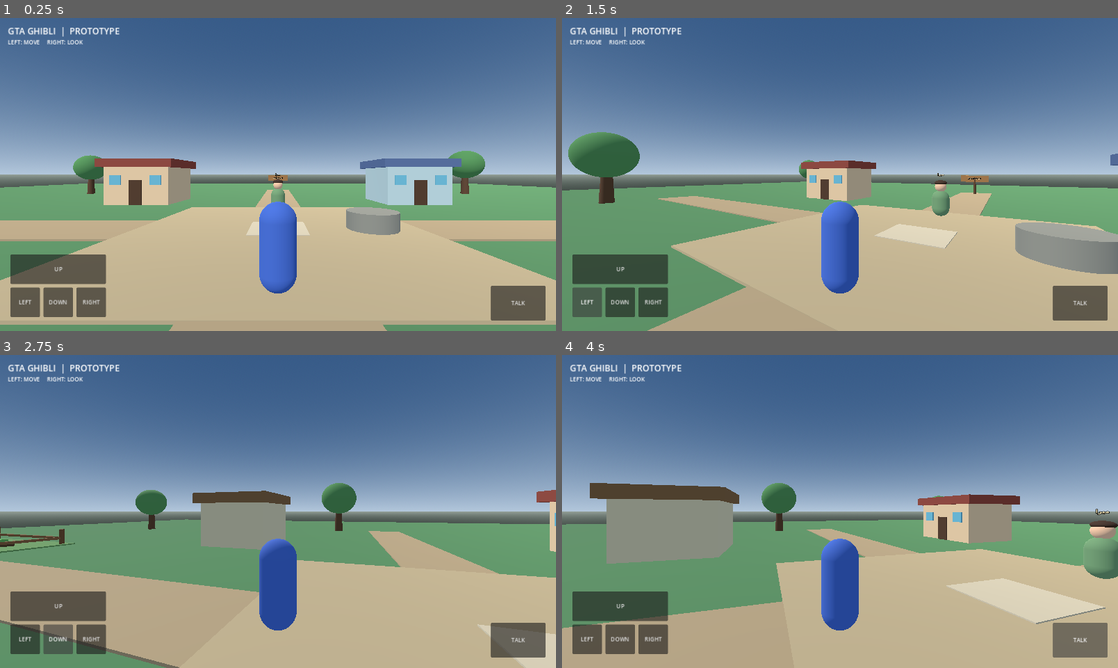
Above: before the commit, frames 1-4 (two rows, left to right).
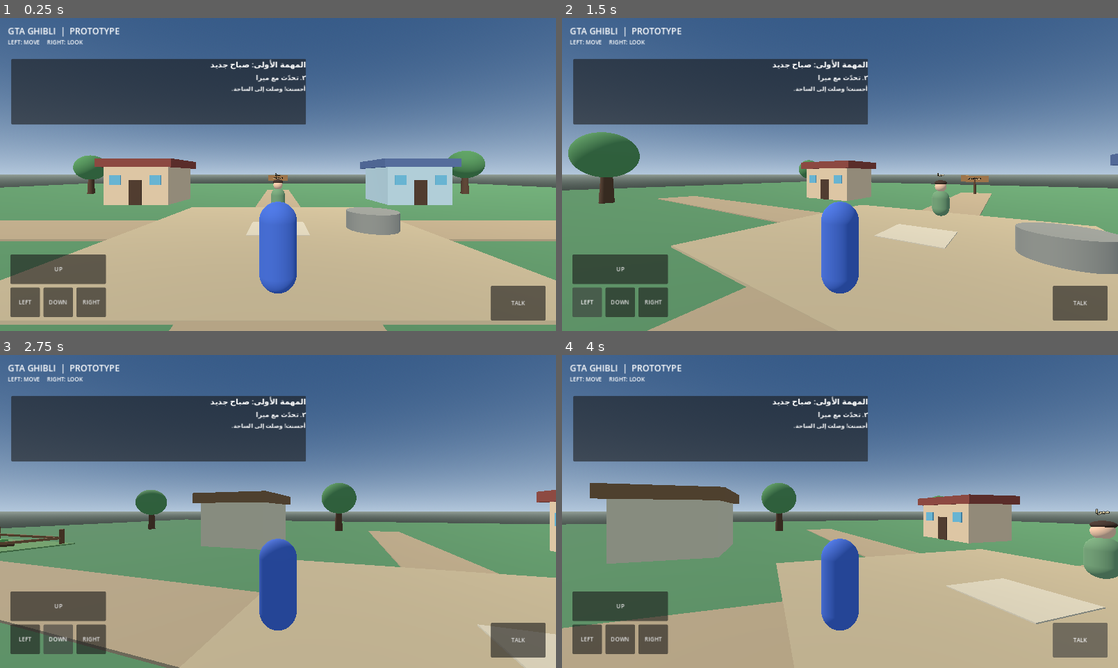
Above: after the commit, the same moments.

Repository: dzdfast-art/GTA-GHIBLI
Game: Godot game, scene res://main.tscn
Same seed, same stepped clock (60 frames per second), same inputs: the game is played once before the commit and once after it.
Inputs:
- Up to frame 1 (0.25 s): no input
- Up to frame 2 (1.5 s): click "UP" at 0.5 s; click "LEFT" at 1.25 s
- Up to frame 3 (2.75 s): click "DOWN" at 2 s
- Up to frame 4 (4 s): click "RIGHT" at 2.75 s; click "TALK" at 3.5 s

The runs differ from the first frame. In frame 1, 11% of the frame differs, in the area x 2-56%, y 13-34%; in frame 2, 11%; in frame 3, 11%; in frame 4, 11%.

Commit message:
feat: connect first playable mission to main scene

Diff:
--- a/main.gd
+++ b/main.gd
@@ -5,6 +5,7 @@
 const PLAYER_SCENE: PackedScene = preload("res://scenes/player/player.tscn")
 const VILLAGE_SCENE: PackedScene = preload("res://scenes/world/willow_village.tscn")
 const MOBILE_CONTROLS_SCRIPT = preload("res://scripts/ui/mobile_controls.gd")
+const MISSION_MANAGER_SCRIPT = preload("res://scripts/missions/mission_manager.gd")
 
 
 func _ready() -> void:
@@ -12,6 +13,7 @@
 	_create_village()
 	_create_player()
 	_create_mobile_controls()
+	_create_mission_manager()
 
 
 func _create_world() -> void:
@@ -84,3 +86,12 @@
 	var mobile_controls: CanvasLayer = MOBILE_CONTROLS_SCRIPT.new() as CanvasLayer
 	mobile_controls.name = "MobileControls"
 	add_child(mobile_controls)
+
+
+func _create_mission_manager() -> void:
+	var player := get_node_or_null("Player") as Node3D
+	var mira := get_node_or_null("WillowVillage/MiraCaretaker")
+	var mission_manager: CanvasLayer = MISSION_MANAGER_SCRIPT.new() as CanvasLayer
+	mission_manager.name = "MissionManager"
+	add_child(mission_manager)
+	mission_manager.setup(player, mira)
